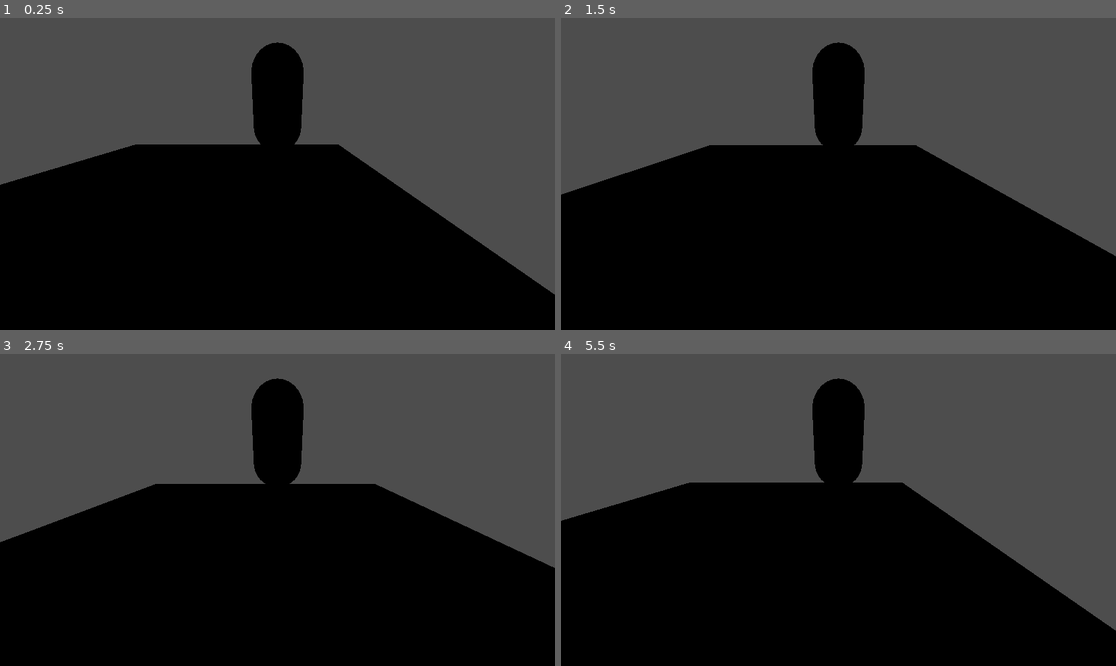
Above: before the commit, frames 1-4 (two rows, left to right).
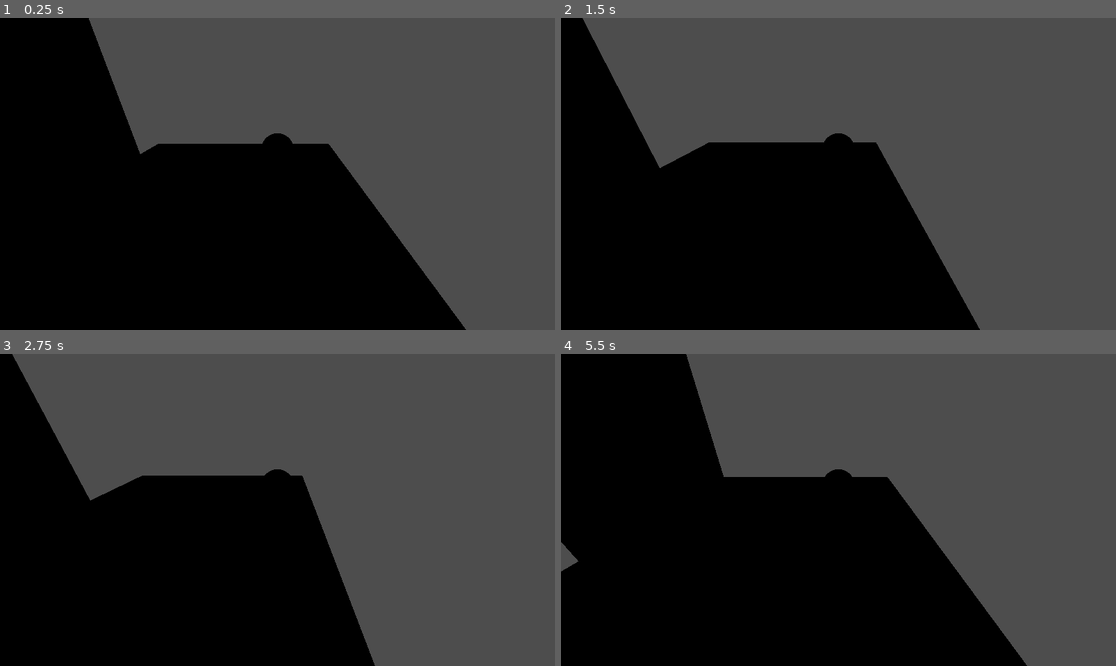
Above: after the commit, the same moments.

Repository: raienelliston/Pirate-Software-Gamejam-July-2024
Game: Godot game, scene res://scenes/test_level/test_level.tscn
Two runs of this game, one before a commit and one after it. Both use one fixed random seed, a clock stepped at 60 frames per second and the inputs below.
Inputs:
- Up to frame 1 (0.25 s): no input
- Up to frame 2 (1.5 s): tap Enter at 0.5 s; hold D (move_right) 0.53-1.28 s; hold S (move_down) from 1.28 s (still down)
- Up to frame 3 (2.75 s): release S (move_down) at 2.03 s; hold D (move_right) from 2.03 s (still down)
- Up to frame 4 (5.5 s): release D (move_right) at 2.78 s; hold W (move_up) 2.78-3.53 s; hold A (move_left) 3.53-5.03 s; hold S (move_down) from 5.03 s (still down)

The runs differ from the first frame. In frame 1, 20% of the frame differs, in the area x 0-100%, y 0-100%; in frame 2, 22%; in frame 3, 27%; in frame 4, 23%.

Commit message:
fixed camera, added animation nodes, and camerasight collider + logic

Diff:
--- /dev/null
+++ b/assets/characters/test_character/CameraSightCollider.gd
@@ -0,0 +1,6 @@
+extends Area3D
+
+
+
+func _on_body_entered(body):
+	print("Detected Body")
--- a/assets/characters/test_character/test_character.gd
+++ b/assets/characters/test_character/test_character.gd
@@ -12,8 +12,8 @@
 func _physics_process(delta: float) -> void:
 	var veloctiy = Vector3.ZERO
 
-	velocity.x = Input.get_action_strength("move_left") - Input.get_action_strength("move_right")
-	velocity.z = Input.get_action_strength("move_up") - Input.get_action_strength("move_down")
+	velocity.x = Input.get_action_strength("move_right") - Input.get_action_strength("move_left")
+	velocity.z = Input.get_action_strength("move_down") - Input.get_action_strength("move_up")
 
 
 	move_and_slide()
--- a/assets/characters/test_character/test_character.tscn
+++ b/assets/characters/test_character/test_character.tscn
@@ -1,11 +1,18 @@
-[gd_scene load_steps=5 format=3 uid="uid://boesbgqrelcby"]
+[gd_scene load_steps=8 format=3 uid="uid://boesbgqrelcby"]
 
 [ext_resource type="Script" path="res://assets/characters/test_character/test_character.gd" id="1_kuodl"]
 [ext_resource type="Script" path="res://assets/characters/test_character/CameraJoint.gd" id="2_djb4x"]
+[ext_resource type="Script" path="res://assets/characters/test_character/CameraSightCollider.gd" id="2_gtity"]
 
 [sub_resource type="CapsuleShape3D" id="CapsuleShape3D_8uh6j"]
 
 [sub_resource type="CapsuleMesh" id="CapsuleMesh_x3be3"]
+
+[sub_resource type="CylinderShape3D" id="CylinderShape3D_mjqdi"]
+height = 5.0
+radius = 1.0
+
+[sub_resource type="AnimationNodeStateMachine" id="AnimationNodeStateMachine_jyo8e"]
 
 [node name="CharacterBody3D" type="CharacterBody3D"]
 script = ExtResource("1_kuodl")
@@ -16,11 +23,30 @@
 [node name="MeshInstance3D" type="MeshInstance3D" parent="."]
 mesh = SubResource("CapsuleMesh_x3be3")
 
+[node name="Camera3D" type="Camera3D" parent="."]
+transform = Transform3D(1, 0, 0, 0, 0.880105, 0.47478, 0, -0.47478, 0.880105, 0, 2.54591, 5.37382)
+current = true
+fov = 80.5313
+
+[node name="CameraSightCollider" type="Area3D" parent="Camera3D"]
+transform = Transform3D(1, 0, 0, 0, 0.880105, -0.47478, 0, 0.47478, 0.880105, 0, 0.31071, -5.93828)
+collision_mask = 16
+script = ExtResource("2_gtity")
+
+[node name="CollisionShape3D2" type="CollisionShape3D" parent="Camera3D/CameraSightCollider"]
+transform = Transform3D(1, 0, 0, 0, 0.432778, -0.9015, 0, 0.9015, 0.432778, -0.004, 1.4983, 2.88137)
+shape = SubResource("CylinderShape3D_mjqdi")
+
 [node name="CameraJoint" type="SpringArm3D" parent="."]
 spring_length = 4.0
 script = ExtResource("2_djb4x")
 
-[node name="Camera3D" type="Camera3D" parent="CameraJoint"]
-transform = Transform3D(1, 0, 0, 0, 0.931862, 0.362812, 0, -0.362812, 0.931862, 0, 2.54591, 5.37382)
-current = true
-fov = 80.5313
+[node name="AnimationPlayer" type="AnimationPlayer" parent="."]
+root_node = NodePath("../AnimationTree")
+
+[node name="AnimationTree" type="AnimationTree" parent="."]
+root_node = NodePath(".")
+tree_root = SubResource("AnimationNodeStateMachine_jyo8e")
+anim_player = NodePath("../AnimationPlayer")
+
+[connection signal="body_entered" from="Camera3D/CameraSightCollider" to="Camera3D/CameraSightCollider" method="_on_body_entered"]
--- a/project.godot
+++ b/project.godot
@@ -42,13 +42,7 @@
 "events": [Object(InputEventMouseButton,"resource_local_to_scene":false,"resource_name":"","device":-1,"window_id":0,"a …(258 unchanged characters)…
 ]
 }
-secondary_action={
-"deadzone": 0.5,
-"events": [Object(InputEventMouseButton,"resource_local_to_scene":false,"resource_name":"","device":-1,"window_id":0,"alt_pressed":false,"shift_pressed":false,"ctrl_pressed":false,"meta_pressed":false,"button_mask":2,"position":Vector2(138, 9),"global_position":Vector2(142, 50),"factor":1.0,"button_index":2,"canceled":false,"pressed":true,"double_click":false,"script":null)
-]
-}
-jump={
-"deadzone": 0.5,
-"events": [Object(InputEventKey,"resource_local_to_scene":false,"resource_name":"","device":-1,"window_id":0,"alt_pressed":false,"shift_pressed":false,"ctrl_pressed":false,"meta_pressed":false,"pressed":false,"keycode":0,"physical_keycode":32,"key_label":0,"unicode":32,"echo":false,"script":null)
-]
-}
+
+[layer_names]
+
+3d_physics/layer_5="CameraCollisionLayer"
--- a/scenes/test_level/test_level.tscn
+++ b/scenes/test_level/test_level.tscn
@@ -9,6 +9,12 @@
 
 [sub_resource type="BoxMesh" id="BoxMesh_4jg34"]
 size = Vector3(10, 1, 10)
+
+[sub_resource type="BoxShape3D" id="BoxShape3D_h0fby"]
+size = Vector3(1, 10, 1)
+
+[sub_resource type="BoxMesh" id="BoxMesh_q02tg"]
+size = Vector3(1, 10, 1)
 
 [node name="TestLevel" type="Node3D"]
 
@@ -23,4 +29,14 @@
 mesh = SubResource("BoxMesh_4jg34")
 
 [node name="CharacterBody3D" parent="." instance=ExtResource("1_po36l")]
-transform = Transform3D(1, 0, 0, 0, 1, 0, 0, 0, 1, 2, 1.92113, 0)
+transform = Transform3D(1, 0, 0, 0, 1, 0, 0, 0, 1, 2, 1.00644, 0)
+
+[node name="StaticBody3D2" type="StaticBody3D" parent="."]
+transform = Transform3D(1, 0, 0, 0, 1, 0, 0, 0, 1, 0, 2, 4)
+collision_layer = 17
+
+[node name="CollisionShape3D" type="CollisionShape3D" parent="StaticBody3D2"]
+shape = SubResource("BoxShape3D_h0fby")
+
+[node name="MeshInstance3D" type="MeshInstance3D" parent="StaticBody3D2"]
+mesh = SubResource("BoxMesh_q02tg")
Not shown: 1 places in scenes/test_level/test_level.tscn that only renumber resources
